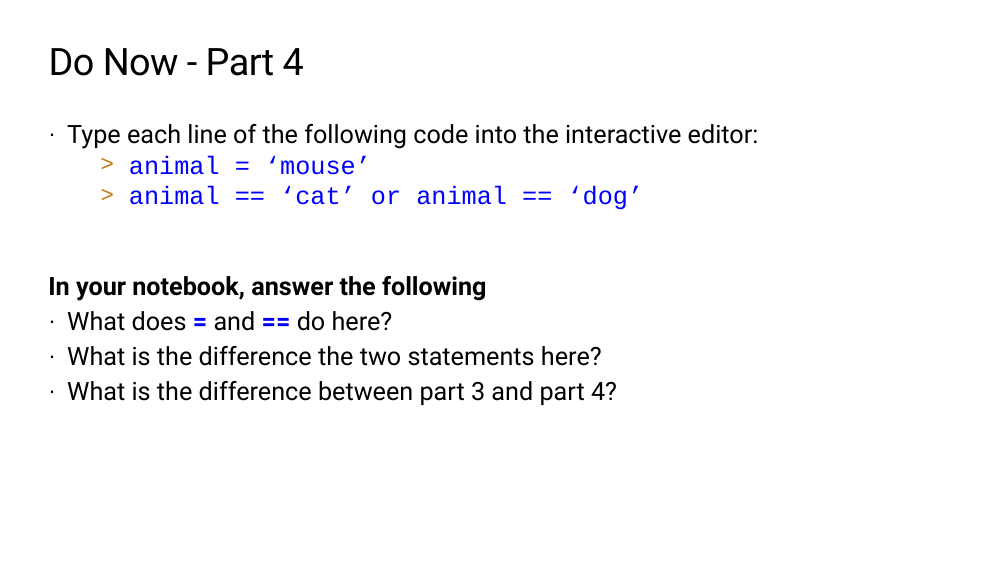
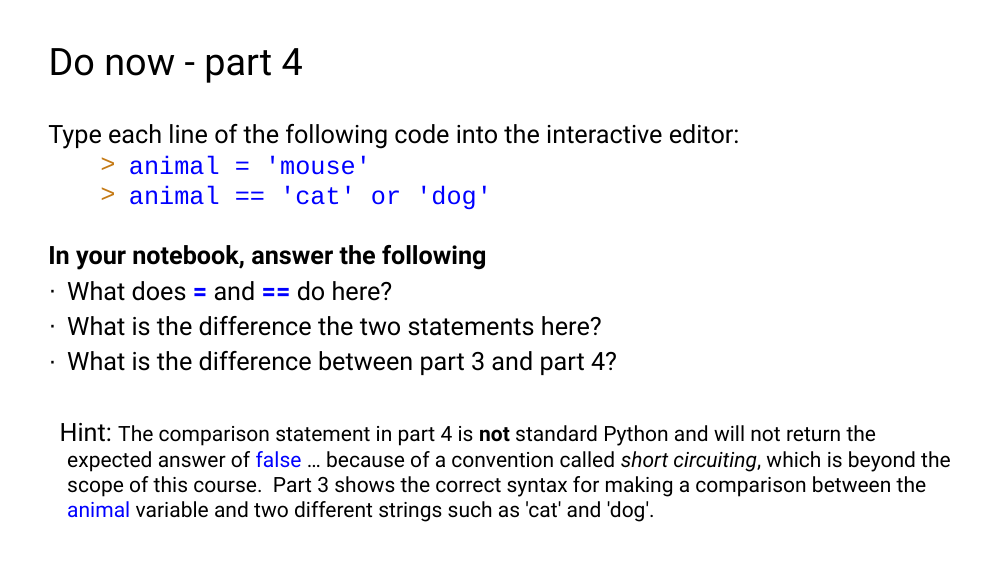
Before and after one commit to TEALSK12/2nd-semester-introduction-to-computer-science, a slide deck: slide 8 of docs/units/2_unit/slidedecks/Intro Python 2.02 TEALS.pptx. Drawn at 1008x567 pixels with LibreOffice and Linux fonts; fonts in the diff are those of the drawing; background and template pictures are left out. Boxes give left, top, right and bottom in pixels: in the first picture for what was removed or moved away, otherwise in the second. Text is boxed around its words. In the diff, an @@ line names an element or a change of style, - is before the commit and + after.

```diff
--- a/docs/units/2_unit/slidedecks/Intro Python 2.02 TEALS.pptx
+++ b/docs/units/2_unit/slidedecks/Intro Python 2.02 TEALS.pptx
@@ title at (49, 48, 303, 83): text changed @@
-Do Now - Part 4
+Do now - part 4
@@ text at (48, 124, 740, 375): bullet · to none; less space between paragraphs @@
@@ text at (129, 155, 492, 210): text changed @@
-> animal = ‘mouse’
-> animal == ‘cat’ or animal == ‘dog’
+> animal = 'mouse'
+> animal == 'cat' or 'dog'
@@ text at (60, 423, 951, 522): paragraph added @@
+Hint: The comparison statement in part 4 is not standard Python and will not return the expected answer of false … because of a convention called short circuiting, which is beyond the scope of this course. Part 3 shows the correct syntax for making a comparison between the animal variable and two different strings such as 'cat' and 'dog'.
```
Also in this commit, not shown: 13 other slides changed, 58 other files.
